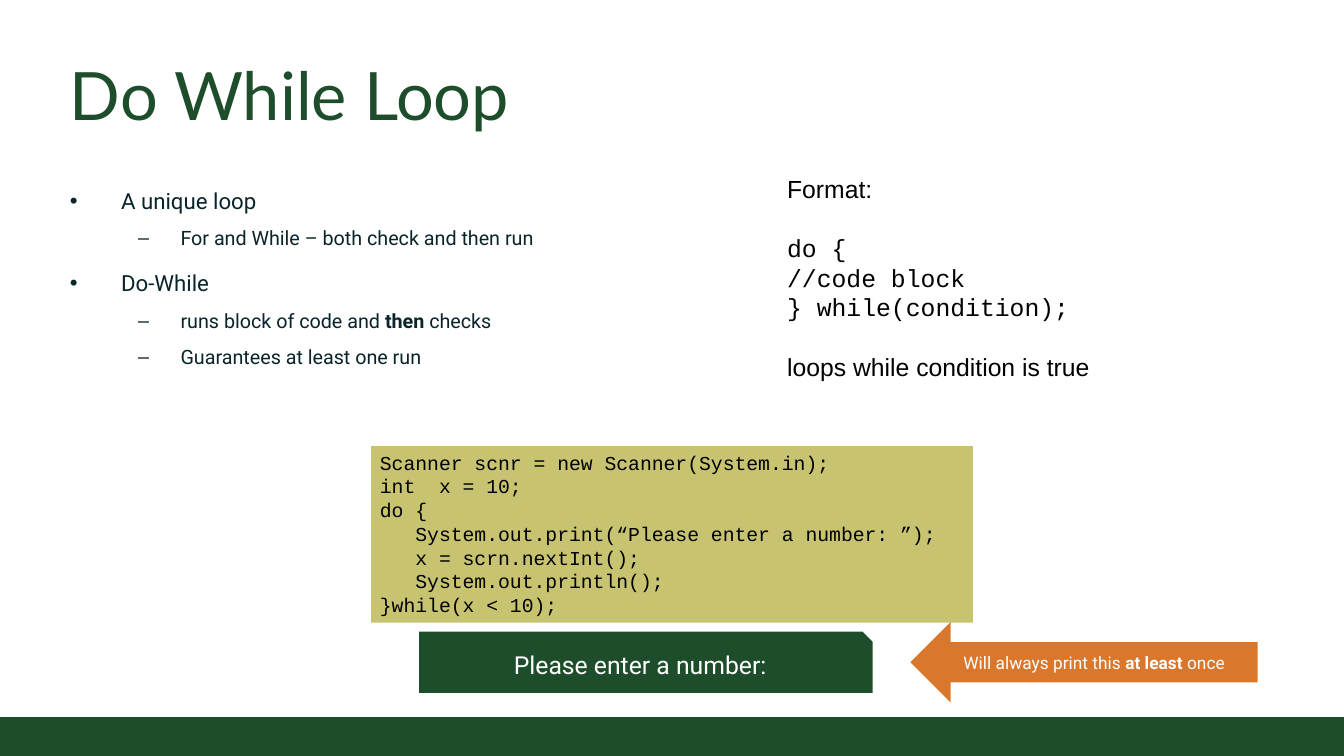
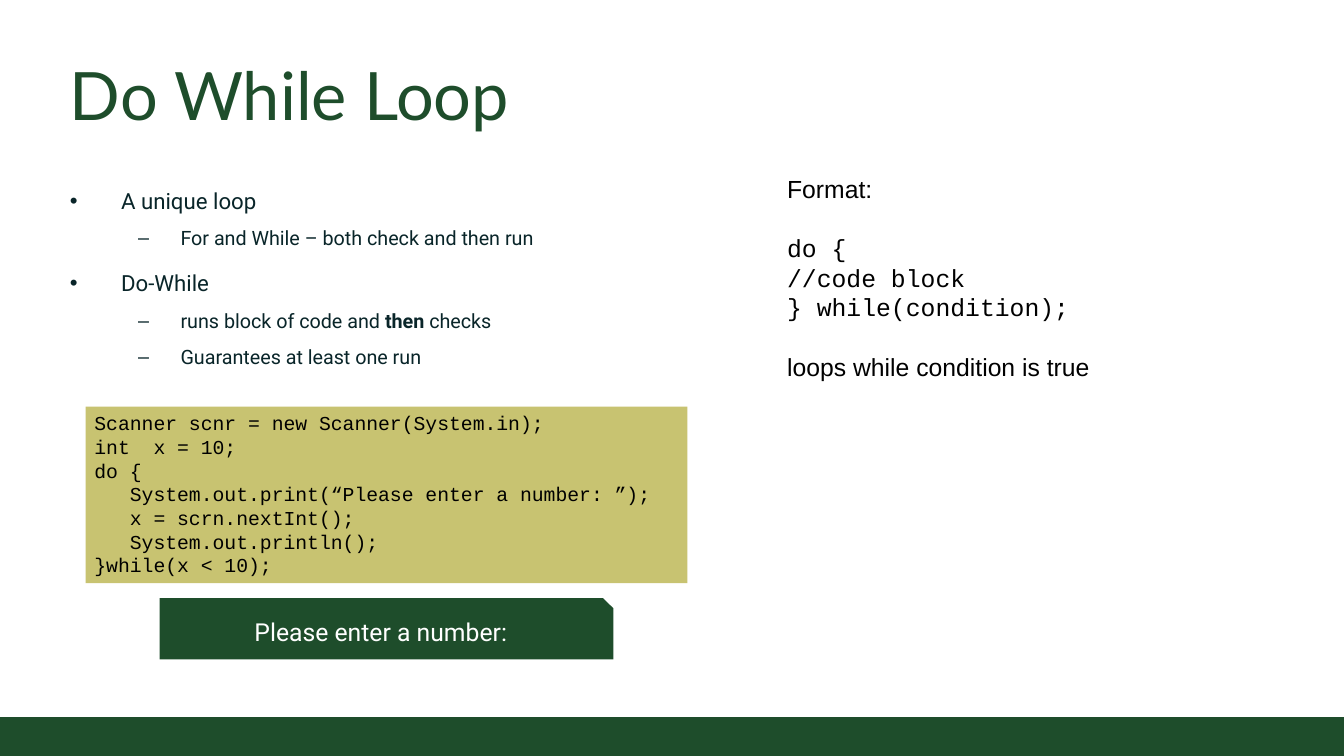
Before and after one commit to coloradostateuniversity/CSUCS1ClassExamples, a slide deck: slide 5 of slides/Online/2020/11 - More Loops.pptx. Drawn at 1344x756 pixels with LibreOffice and Linux fonts; fonts in the diff are those of the drawing; background and template pictures are left out. Boxes give left, top, right and bottom in pixels: in the first picture for what was removed or moved away, otherwise in the second. Text is boxed around its words. In the diff, an @@ line names an element or a change of style, - is before the commit and + after.

```diff
--- a/slides/Online/2020/11 - More Loops.pptx
+++ b/slides/Online/2020/11 - More Loops.pptx
@@ rectangle "Scanner scnr = new Scanner(System.in);": place and size @@
-rectangle "Scanner scnr = new Scanner(System.in);" at (371,447,973,624)
+rectangle "Scanner scnr = new Scanner(System.in);" at (85,406,688,583)
@@ snip rect "Please enter a number:": place and size @@
-snip rect "Please enter a number:" at (419,632,873,693)
+snip rect "Please enter a number:" at (160,599,614,660)
@@ left arrow removed at (911,622,1259,703) @@
-Will always print this at least once
```
Also in this commit, not shown: 4 other slides changed, 13 other files.
